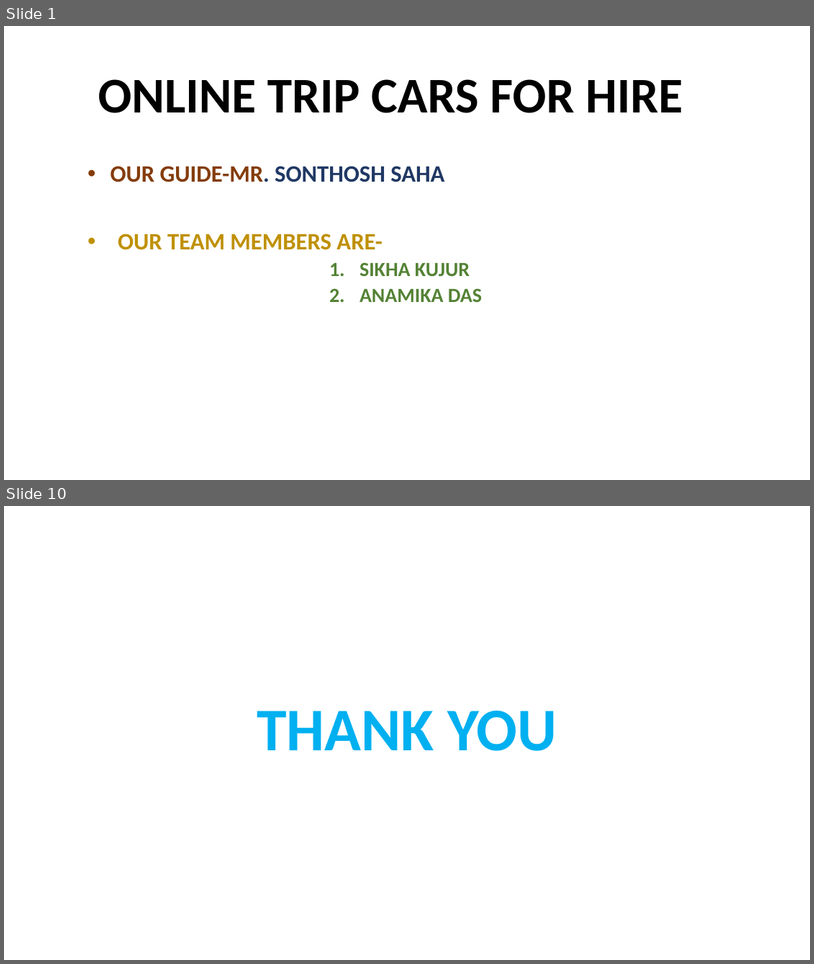
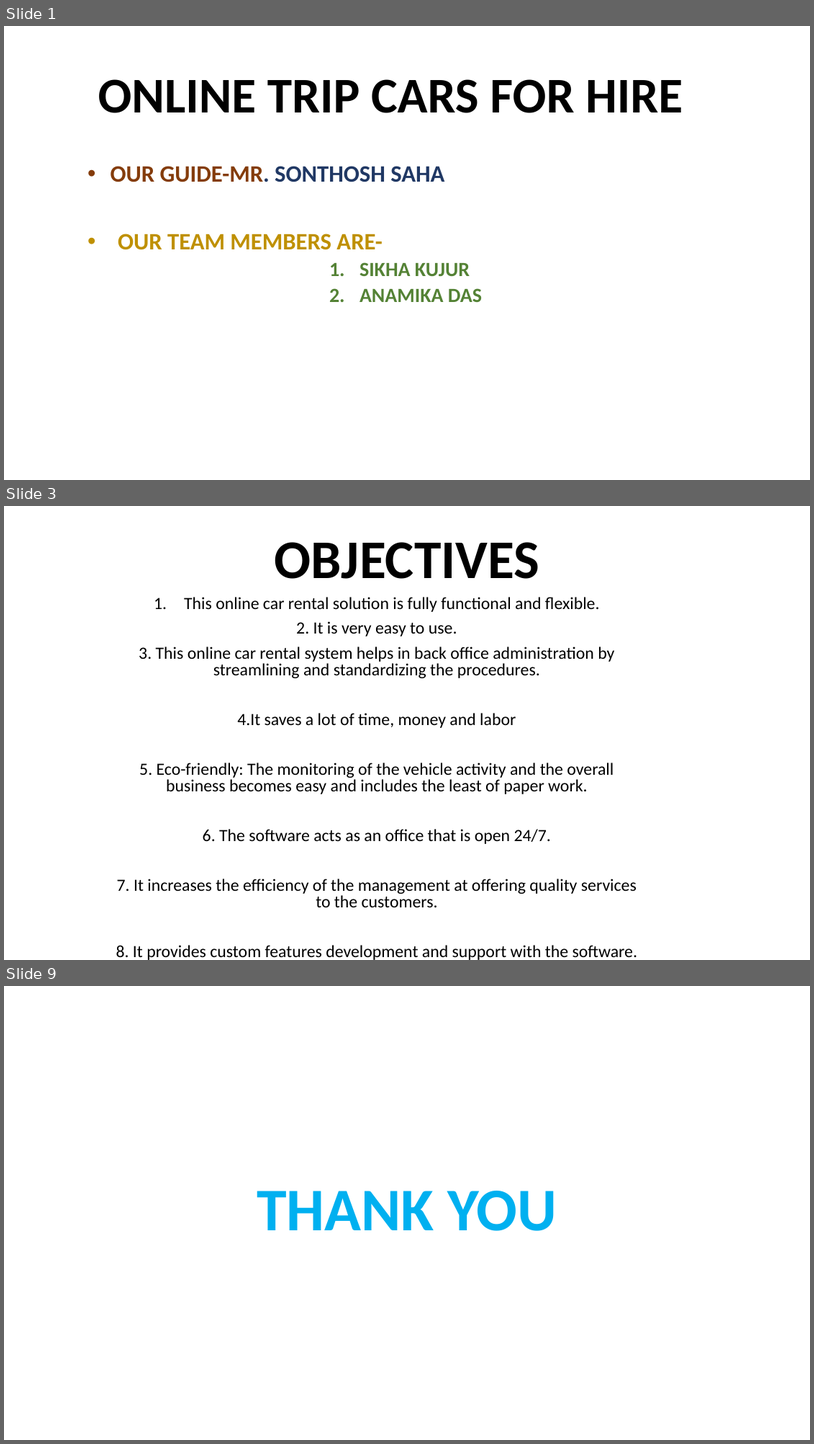
Before and after one commit to anamika-das/Online-Car-Rental-System, a slide deck: ONLINE TRIP CARS FOR HIRE.pptx. Shown one above the other, each under a label of ours: slides 1 and 10 before the commit, slides 1, 3 and 9 after it; the slides between them are not shown. The pictures are 814x964 and 814x1444 pixels, drawn with LibreOffice and Linux fonts; fonts in the diff are those of the drawing. Boxes give left, top, right and bottom in pixels: in the first picture for what was removed or moved away, otherwise in the second. Text is boxed around its words. In the diff, an @@ line names an element or a change of style, - is before the commit and + after.

```diff
--- a/ONLINE TRIP CARS FOR HIRE.pptx
+++ b/ONLINE TRIP CARS FOR HIRE.pptx
@@ slide 3 added at bbox=[4, 506, 810, 960], background #FFFFFF @@
@@ title added at bbox=[275, 542, 540, 579], 64.8 pt, text #000000, bold @@
+OBJECTIVES
@@ subtitle added at bbox=[116, 597, 638, 960], 20.4 pt, text #000000 @@
+1. This online car rental solution is fully functional and flexible.
+2. It is very easy to use.
+3. This online car rental system helps in back office administration by streamlining and standardizing the procedures.
+4.It saves a lot of time, money and labor
+5. Eco-friendly: The monitoring of the vehicle activity and the overall business becomes easy and includes the least of paper work.
+6. The software acts as an office that is open 24/7.
+7. It increases the efficiency of the management at offering quality services to the customers.
+8. It provides custom features development and support with the software.
@@ what was slide 10 is now slide 9 @@
```
Also in this commit, not shown: 4 slides changed, 2 other slides added, 4 slides removed.
